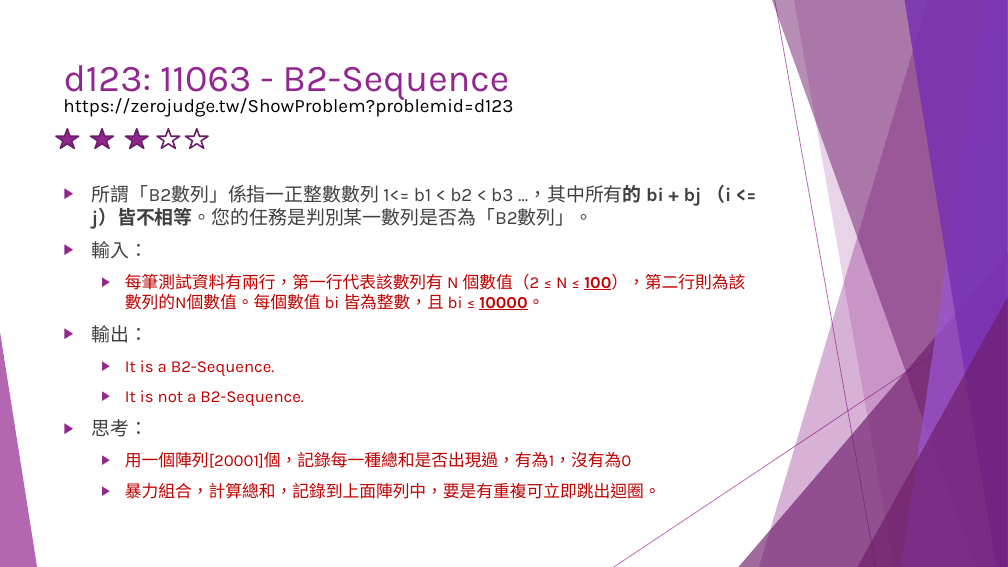
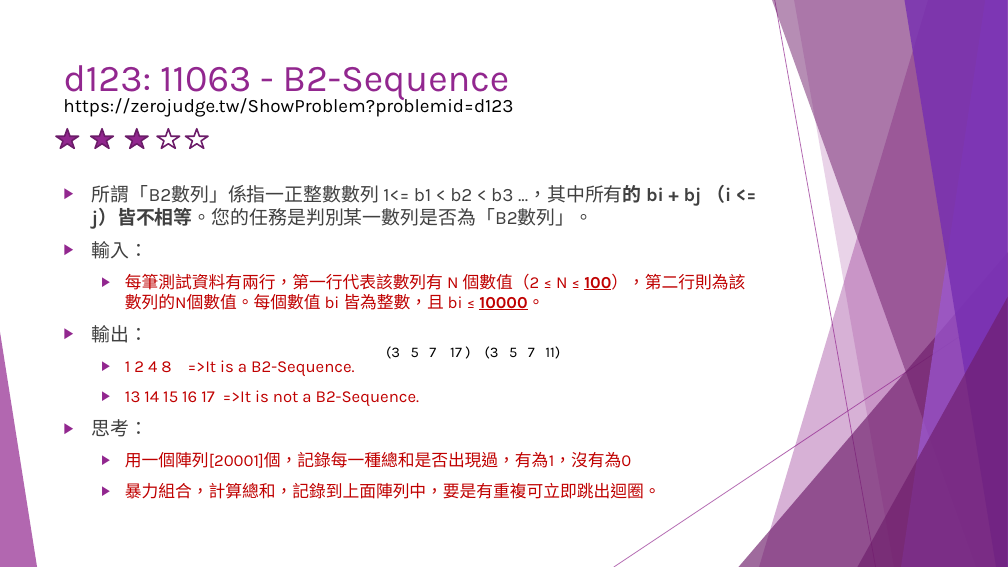
Before and after one commit to liulawsi/My_PPTs, a slide deck: slide 32 of LCC/Python/A1_邏輯思考訓練題.pptx (slide 29 before the commit). Drawn at 1008x567 pixels with LibreOffice and Linux fonts; fonts in the diff are those of the drawing. Boxes give left, top, right and bottom in pixels: in the first picture for what was removed or moved away, otherwise in the second. Text is boxed around its words. In the diff, an @@ line names an element or a change of style, - is before the commit and + after.

```diff
--- a/LCC/Python/A1_邏輯思考訓練題.pptx
+++ b/LCC/Python/A1_邏輯思考訓練題.pptx
@@ text added at box(386, 346, 560, 359), 14 pt, text #000000 @@
+(3 5 7 17 ) (3 5 7 11)
@@ text at box(125, 360, 420, 406): text changed @@
-  ▶ It is a B2-Sequence.
-  ▶ It is not a B2-Sequence.
+  ▶ 1 2 4 8 =>It is a B2-Sequence.
+  ▶ 13 14 15 16 17 =>It is not a B2-Sequence.
```
Also in this commit, not shown: 6 other slides changed, 3 slides added.
